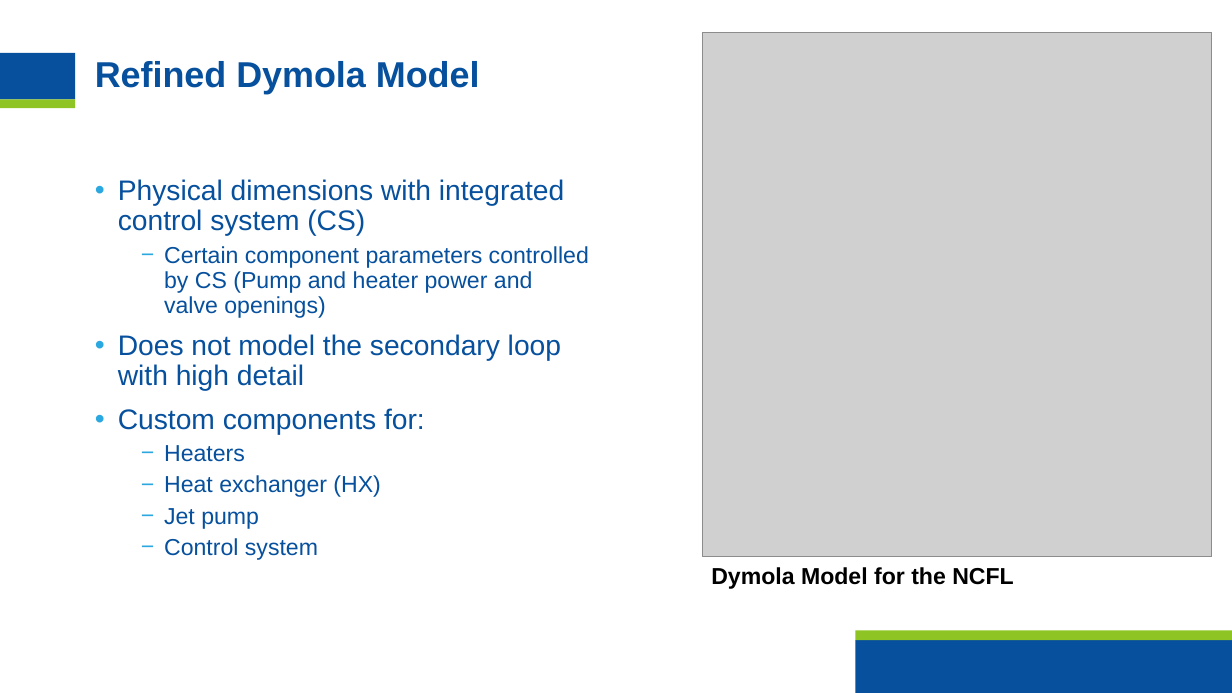
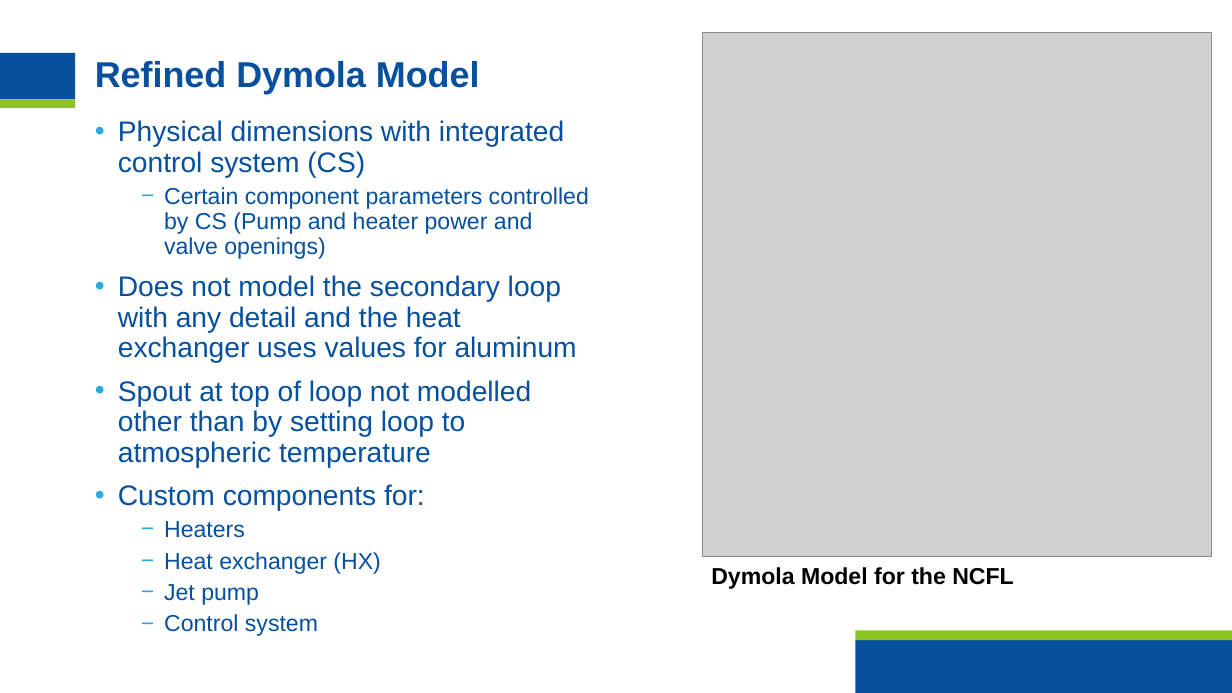
Before and after one commit to hvnaick/INL_DT_Intern, a slide deck: slide 5 of Important Documents/FinalPresentation.pptx. Drawn at 1232x693 pixels with LibreOffice and Linux fonts; fonts in the diff are those of the drawing; grey boxes stand for pictures; background and template pictures are left out. Boxes give left, top, right and bottom in pixels: in the first picture for what was removed or moved away, otherwise in the second. Text is boxed around its words. In the diff, an @@ line names an element or a change of style, - is before the commit and + after.

```diff
--- a/Important Documents/FinalPresentation.pptx
+++ b/Important Documents/FinalPresentation.pptx
@@ text "Physical dimensions with integrated control ...": place and size @@
-text "Physical dimensions with integrated control ..." at box(118, 179, 589, 560)
+text "Physical dimensions with integrated control ..." at box(118, 120, 589, 574)
@@ text at box(118, 275, 577, 467): text changed @@
-• Does not model the secondary loop with high detail
+• Does not model the secondary loop with any detail and the heat exchanger uses values for aluminum
+• Spout at top of loop not modelled other than by setting loop to atmospheric temperature
```
Also in this commit, not shown: 7 other slides changed, 5 slides added, 25 other files.
